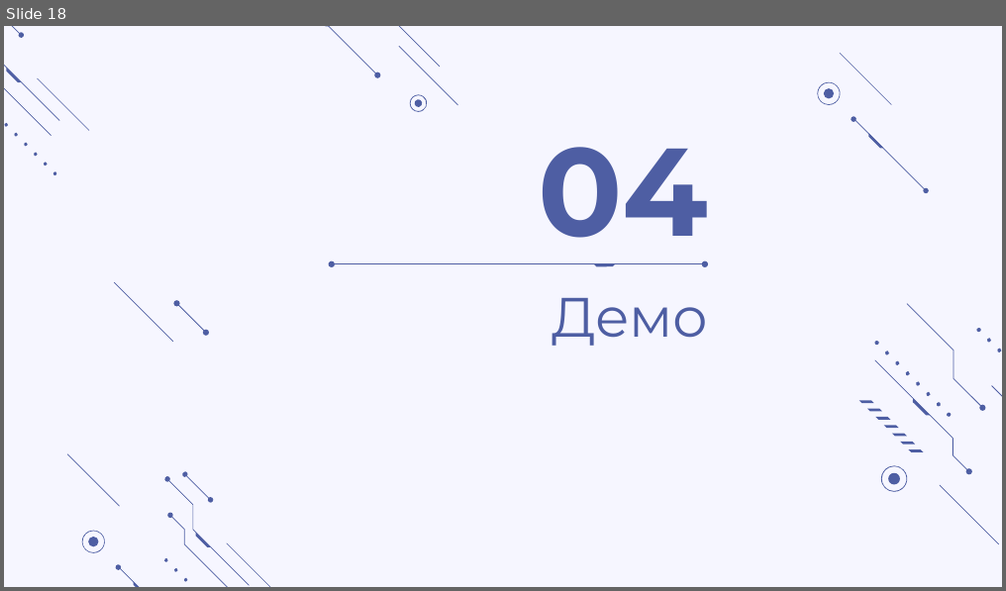
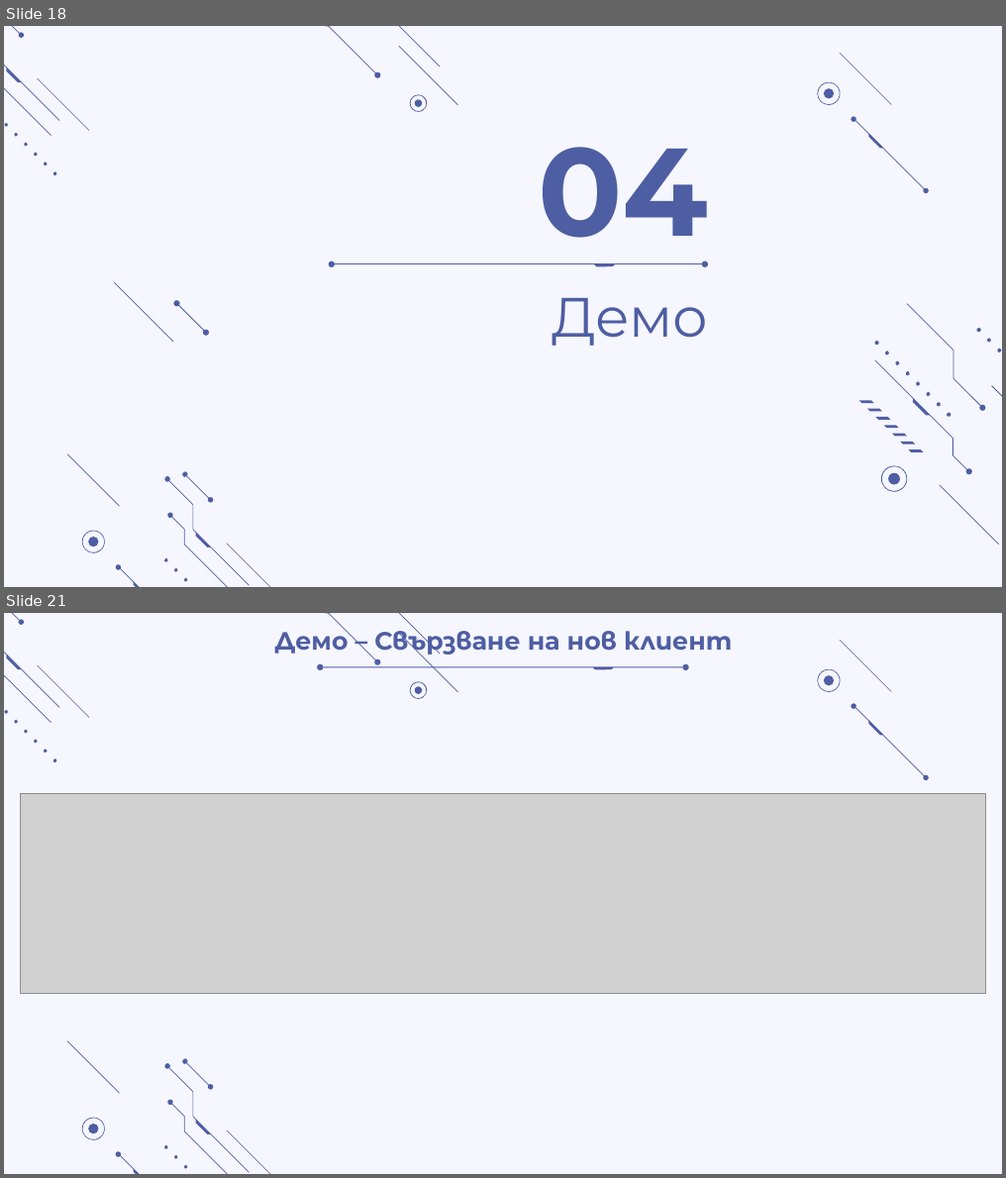
Before and after one commit to ogi02/DHCP-Server-Installation, a slide deck: DHCP Server Configuration.pptx. Shown one above the other, each under a label of ours: slide 18 before the commit, slides 18 and 21 after it; the slides between them are not shown. The pictures are 1006x591 and 1006x1178 pixels, drawn with LibreOffice and Linux fonts; fonts in the diff are those of the drawing; grey boxes stand for pictures. Boxes give left, top, right and bottom in pixels: in the first picture for what was removed or moved away, otherwise in the second. Text is boxed around its words. In the diff, an @@ line names an element or a change of style, - is before the commit and + after.

```diff
--- a/DHCP Server Configuration.pptx
+++ b/DHCP Server Configuration.pptx
@@ slide 21 added at (x1=4, y1=613, x2=1002, y2=1174), background #F6F6FF; not listed: 39 template elements that a slide beside it also shows @@
@@ title added at (x1=274, y1=626, x2=732, y2=657), 18 pt, text #4E5EA3, bold @@
+Демо – Свързване на нов клиент
@@ group added at (x1=318, y1=657, x2=688, y2=678): 2 ellipses, 1 freeform shape, 1 line @@
@@ picture added at (x1=21, y1=793, x2=986, y2=993) @@
```
Also in this commit, not shown: 1 slide changed, 3 other slides added, 4 slides removed.
